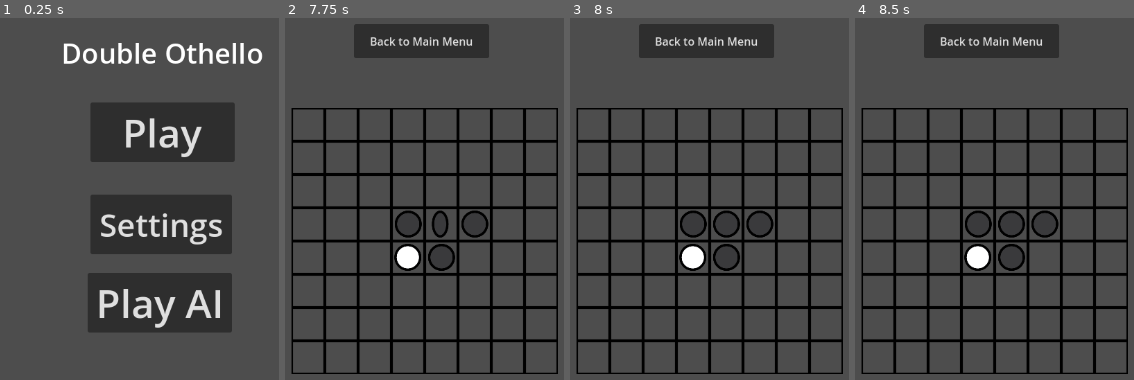
Above: before the commit, frames 1-4 (left to right).
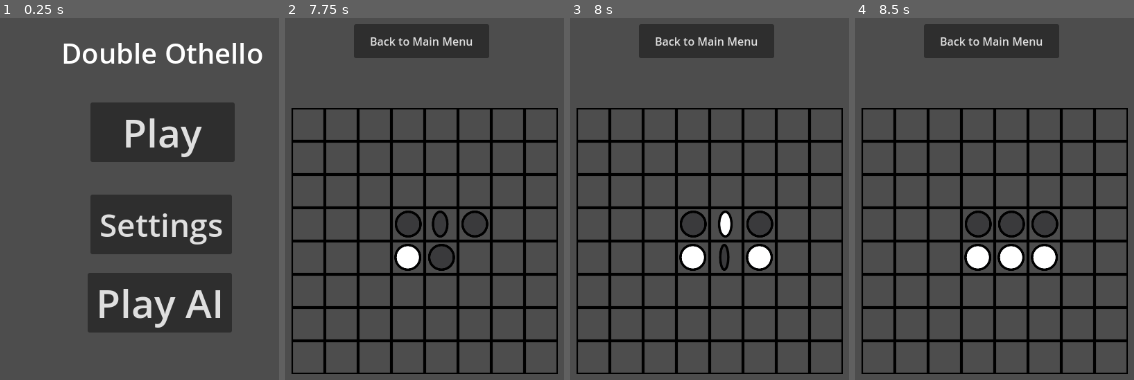
Above: after the commit, the same moments.

Repository: OGSteinglass/FinalProjectEPSGame
Game: Godot game, scene res://main_screen.tscn
The game is run twice, just before and just after one commit, with the same random seed, the same clock (stepped at 60 frames per second) and the same inputs.
Inputs (mouse positions are in pixels of both pictures, inside the frame that each line leads up to):
- Up to frame 1 (0.25 s): no input
- Up to frame 2 (7.75 s): click "Play" at 0.5 s; click "Back to Main Menu" at 1.25 s; click "Play" at 2 s; tap Enter at 2.75, 4.25, 5.75 s; move the mouse to (outside the picture) at 2.77 s; click (outside the picture) at 2.92 s; tap Space at 3.5, 5, 6.5 s; move the mouse to (285, 249) at 3.52 s; click (285, 249) at 3.67 s; move the mouse to (524, 126) at 4.27 s; click (524, 126) at 4.42 s; move the mouse to (404, 314) at 5.02 s; click (404, 314) at 5.17 s; move the mouse to (outside the picture) at 5.77 s; click (outside the picture) at 5.92 s; move the mouse to (outside the picture) at 6.52 s; click (outside the picture) at 6.67 s; move the mouse to (485, 227) at 7.27 s; click (485, 227) at 7.42 s
- Up to frame 3 (8 s): no input
- Up to frame 4 (8.5 s): move the mouse to (896, 115) at 8.02 s; click (896, 115) at 8.17 s

Frames 1-2 are identical in both runs. In frame 3, 1.3% of the frame differs, in the area x 51-73%, y 53-70%; in frame 4, 1.0%.

Commit message:
made an AI that isn't effiecient or good

Diff:
--- a/godot_project/GameBoard.gd
+++ b/godot_project/GameBoard.gd
@@ -18,7 +18,7 @@
 	[0,0,0,0,0,0,0,0]
 ]
 var rendered_game_board = []
-
+var timer = 0
 
 #flips all the cells that should be flipped in the direction of the input
 
@@ -102,6 +102,12 @@
 			if score(board, 2) == 0:
 				curstate=State.BlackWin
 
+func _process(delta):
+	timer+=delta
+	if curstate==State.WhiteTurn and timer>0.4:
+		var best_move=get_best_move(game_board,2,5)
+		move(2,best_move.x,best_move.y,game_board,true)
+		render(game_board)
 
 
 func score(board, color):
@@ -155,10 +161,15 @@
 		var best_move = Vector2i.ZERO
 		var best_eval = -10000
 		for i in range(len(moves)):
+
 			var new_board = board.duplicate(true)
 
 			move(color, moves[i].x, moves[i].y, new_board, false)
-			return -1*evaluate(new_board,target_color,depth-1)
+			var eval = -1*evaluate(new_board,target_color,depth-1)
+			if eval>best_eval:
+				best_eval=eval
+				best_move=moves[i]
+		return best_eval
 
 func simple_evaluate(board, color):
 	var target_color = get_target_color(color)
@@ -213,26 +224,31 @@
 			win = 0
 	return moves*MOVE_WEIGHT+score*SCORE_WEIGHT+corners*CORNER_WEIGHT+edges*EDGE_WEIGHT+win
 
-
+#TODO make the AI pick the best move. currently it it playing pretty badly
 func get_best_move(board, color,depth):
 	var target_color = get_target_color(color)
 	var moves=get_legal_moves(board, color)
+	if len(moves)==0:
+		curstate=State.BlackTurn
 	var best_move=Vector2.ZERO
-	var best_eval = -100000
+	var best_eval = 100000
+
 	for i in range(len(moves)):
+
 		var new_board = board.duplicate(true)
 
 		move(color, moves[i].x, moves[i].y, new_board, false)
-		if best_eval< evaluate(new_board,target_color,depth-1):
+		if best_eval> evaluate(new_board,target_color,depth-1):
 			best_move=moves[i]
+	print(best_eval)
 	return best_move
+
 
 func render(board):
 	for i in range(8):
 		for j in range(8):
 			rendered_game_board[i][j].set_state(board[i][j])
-			print(rendered_game_board[i][j].position)
-			print(rendered_game_board[i][j].visible)
+
 
 func _unhandled_input(event):
 	if event is InputEventMouseButton:
@@ -244,8 +260,7 @@
 				var color=0
 				if curstate==State.BlackTurn:
 					color=1
-				if curstate==State.WhiteTurn:
-					color=2
-				if (is_legal_move(game_board,color,clicked_cell.x,clicked_cell.y)):
-					move(color,clicked_cell.x,clicked_cell.y,game_board,true)
-					render(game_board)
+					if is_legal_move(game_board,1,clicked_cell.x,clicked_cell.y):
+						move(color,clicked_cell.x,clicked_cell.y,game_board,true)
+						render(game_board)
+						timer=0
